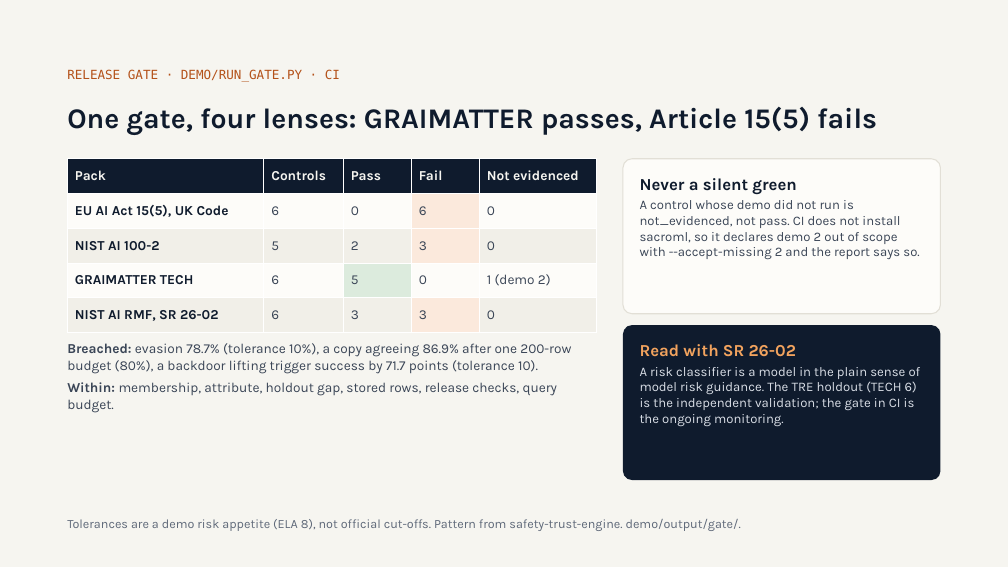
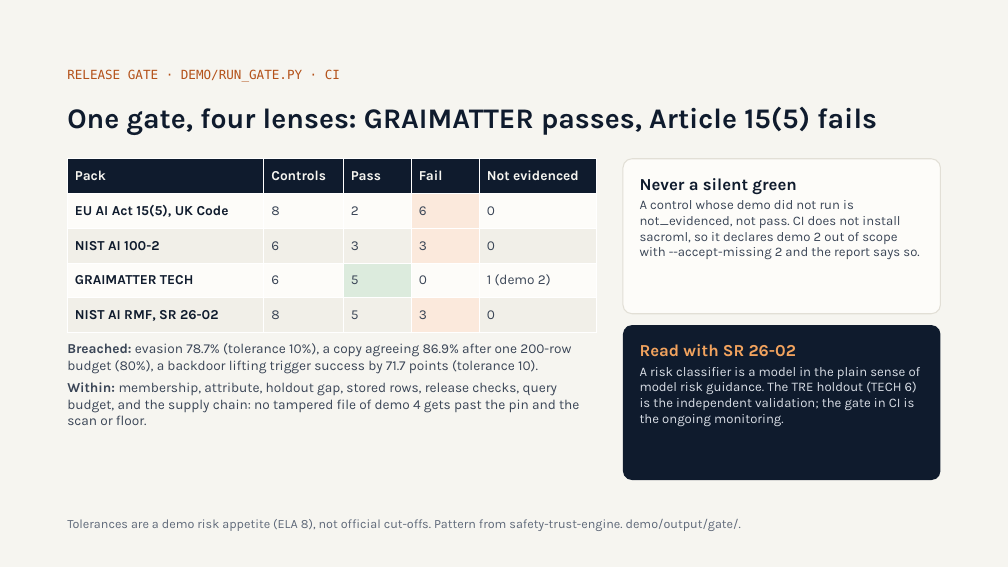
Before and after one commit to olonok69/graimatter_ML, a slide deck: slide 39 of docs/Adversarial_ML.pptx (slide 38 before the commit). Drawn at 1008x567 pixels with LibreOffice and Linux fonts; fonts in the diff are those of the drawing. Boxes give left, top, right and bottom in pixels: in the first picture for what was removed or moved away, otherwise in the second. Text is boxed around its words. In the diff, an @@ line names an element or a change of style, - is before the commit and + after.

```diff
--- a/docs/Adversarial_ML.pptx
+++ b/docs/Adversarial_ML.pptx
@@ table at (67,159,597,333) @@
-row 2, column 2: 6
+row 2, column 2: 8
-row 2, column 3: 0
+row 2, column 3: 2
-row 3, column 2: 5
+row 3, column 2: 6
-row 3, column 3: 2
+row 3, column 3: 3
-row 5, column 2: 6
+row 5, column 2: 8
-row 5, column 3: 3
+row 5, column 3: 5
@@ text at (67,382,579,425): text changed @@
-Within: membership, attribute, holdout gap, stored rows, release checks, query budget.
+Within: membership, attribute, holdout gap, stored rows, release checks, query budget, and the supply chain: no tampered file of demo 4 gets past the pin and the scan or floor.
```
Also in this commit, not shown: 4 other slides changed, 1 slide added, 9 other files.
